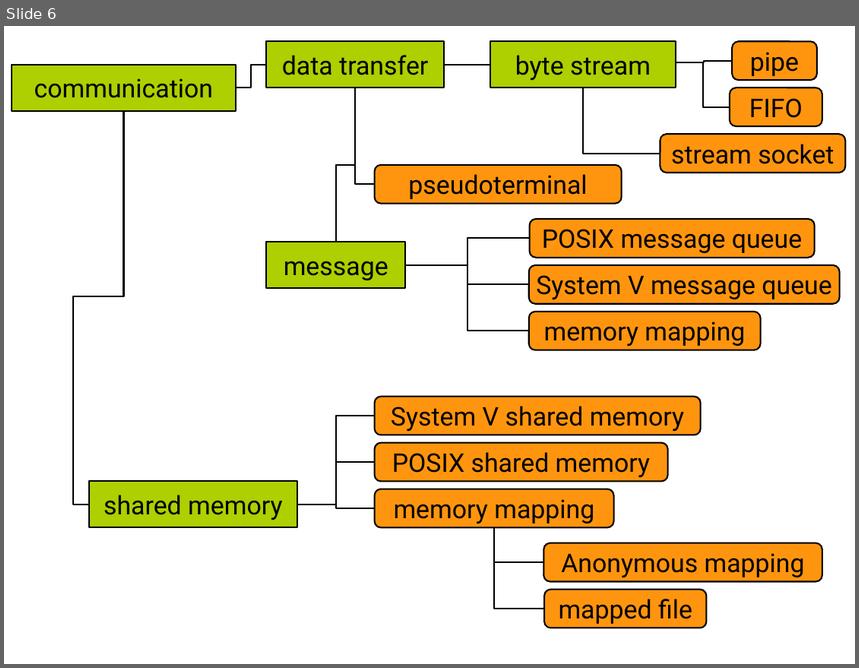
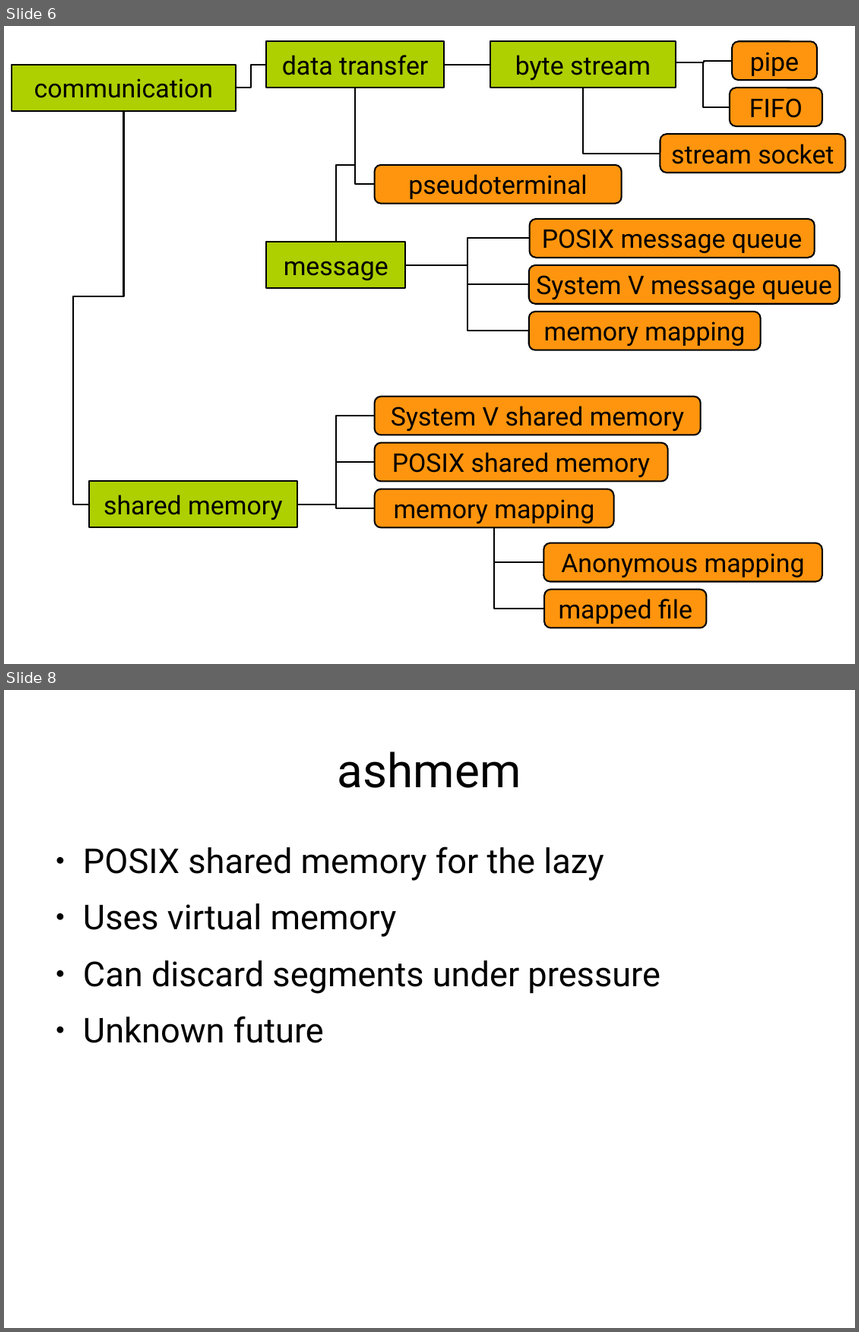
Before and after one commit to gregkh/presentation-kdbus, a slide deck: kdbus.odp. Shown one above the other, each under a label of ours: slide 6 before the commit, slides 6 and 8 after it; the slides between them are not shown. The pictures are 859x668 and 859x1332 pixels, drawn with LibreOffice and Linux fonts; fonts in the diff are those of the drawing. Boxes give left, top, right and bottom in pixels: in the first picture for what was removed or moved away, otherwise in the second. Text is boxed around its words. In the diff, an @@ line names an element or a change of style, - is before the commit and + after.

```diff
--- a/kdbus.odp
+++ b/kdbus.odp
@@ slide 8 added at <box>4,690,855,1328</box>, background #FFFFFF @@
@@ title added at <box>338,752,522,788</box>, 44 pt, text #000000 @@
+ashmem
@@ text added at <box>83,847,661,1043</box>, 32 pt, text #000000 @@
+● POSIX shared memory for the lazy
+● Uses virtual memory
+● Can discard segments under pressure
+● Unknown future
```
Also in this commit, not shown: 17 other slides added, 1 slide removed, 1 other file.
